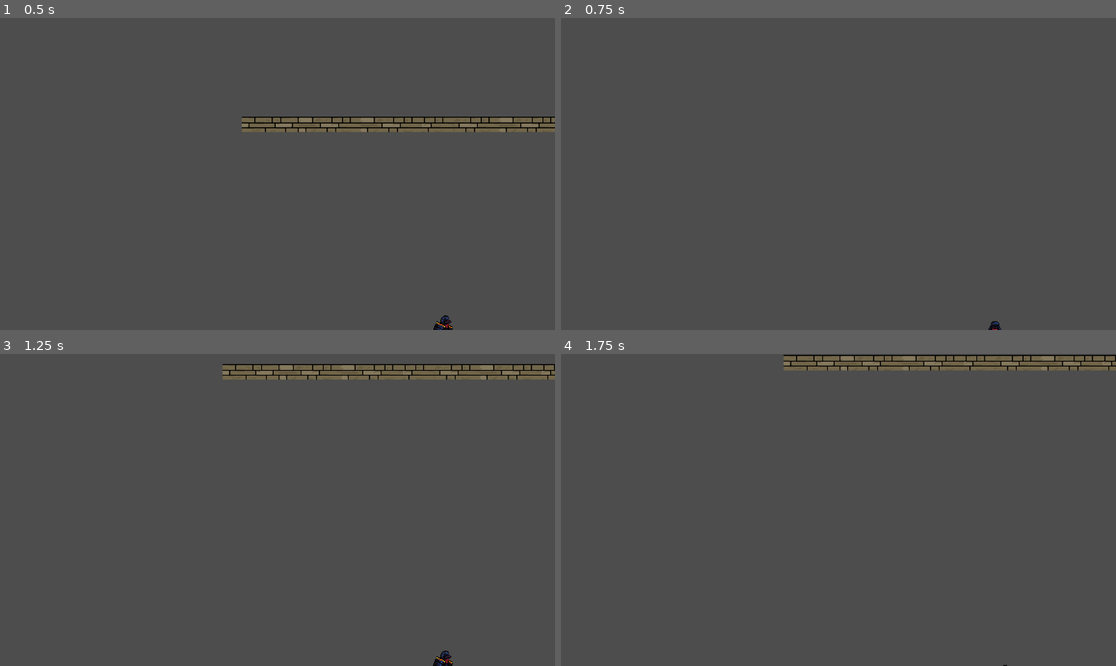
Above: before the commit, frames 1-4 (two rows, left to right).
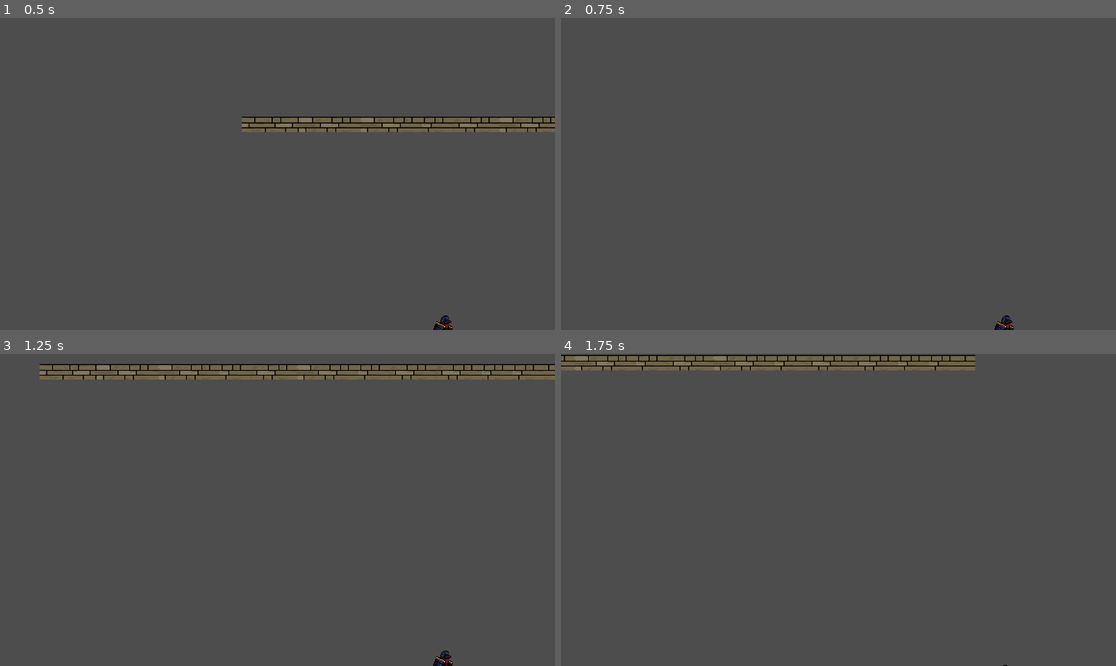
Above: after the commit, the same moments.

Repository: ronak4170/Dark-Knight
Game: Godot game, scene res://scenese/game.tscn
The game is run twice, just before and just after one commit, with the same random seed, the same clock (stepped at 60 frames per second) and the same inputs.
Inputs (mouse positions are in pixels of both pictures, inside the frame that each line leads up to):
- Up to frame 1 (0.5 s): no input
- Up to frame 2 (0.75 s): move the mouse to (960, 158) at 0.52 s; hold D (right) from 0.53 s (still down); hold Shift (defend) from 0.53 s (still down); click (960, 158) at 0.6 s
- Up to frame 3 (1.25 s): keep holding D (right); keep holding Shift (defend); tap Space (jump) at 0.77 s
- Up to frame 4 (1.75 s): keep holding D (right); move the mouse to (727, 525) at 1.27 s; release Shift (defend) at 1.28 s; tap Shift (defend) at 1.35 s; tap Space (jump) at 1.52 s; click (727, 525) at 1.55 s

Frame 1 is identical in both runs. In frame 2, 0.1% of the frame differs, in the area x 76-82%, y 95-100%; in frame 3, 1.9%; in frame 4, 3.0%, in the area x 0-100%, y 0-6%.

Commit message:
Debugged movement
Movement was restricted when attack was played in air. Debugged it by restricting combat to grounded states for clarity since this game is designed to be platformer-first, not combat-first.

Diff:
--- a/scenese/player.gd
+++ b/scenese/player.gd
@@ -9,27 +9,38 @@
 
 var animated_locked : bool = false
 var direction : Vector2 = Vector2.ZERO
-var was_in_air : bool = false
 var jumps_left : int
 var is_attacking : bool = false
 var combo_step : int = 0
 var queue_attacks : int = 0
 var was_on_floor : bool = false
 var is_defending : bool = false
-var is_dead : bool = false   # ✅ NEW
+var is_dead : bool = false
 
 func _ready() -> void:
 	was_on_floor = is_on_floor()
 	jumps_left = max_jumps
 
 func _physics_process(delta: float) -> void:
-	# ❌ Stop everything if dead
+
 	if is_dead:
 		return
 
+	var on_floor := is_on_floor()
+
 	# Apply gravity
-	if not is_on_floor():
+	if not on_floor:
 		velocity += get_gravity() * delta
+
+	if not on_floor and is_defending:
+		is_defending = false
+		animated_locked = false
+
+	if not on_floor and is_attacking:
+		is_attacking = false
+		queue_attacks = 0
+		combo_step = 0
+		animated_locked = false
 
 	# Jump
 	if not is_defending and Input.is_action_just_pressed("jump") and jumps_left > 0:
@@ -40,7 +51,7 @@
 		jumps_left -= 1
 
 	# Defend
-	if Input.is_action_pressed("defend") and is_on_floor():
+	if Input.is_action_pressed("defend") and on_floor:
 		is_defending = true
 		animated_locked = true
 		if animated_sprite.animation != "defend":
@@ -54,11 +65,11 @@
 		velocity.x = 0
 		move_and_slide()
 		update_facing_direction()
-		check_deadly_tile()   # ✅ STILL CHECK
+		check_deadly_tile()
 		return
 
-	# Attack input
-	if Input.is_action_just_pressed("attack"):
+	# Attack input (Ground only)
+	if Input.is_action_just_pressed("attack") and on_floor:
 		handle_attack_input()
 
 	if is_attacking:
@@ -73,7 +84,7 @@
 	var prev_on_floor := was_on_floor
 
 	move_and_slide()
-	check_deadly_tile()   # ✅ CORE ADDITION
+	check_deadly_tile()
 
 	var on_floor_now := is_on_floor()
 	was_on_floor = on_floor_now
@@ -82,11 +93,7 @@
 		jumps_left = max_jumps
 
 	if on_floor_now and not prev_on_floor:
-		if velocity.y > 100:
-			land()
-		else:
-			# If it was a tiny jitter, just reset the lock
-			animated_locked = false
+		land()
 
 	update_animation()
 	update_facing_direction()
@@ -115,7 +122,7 @@
 	animated_sprite.play("death")
 
 func update_animation():
-	if is_defending or is_dead:
+	if is_defending or is_dead or is_attacking:
 		return
 
 	if not animated_locked:
Not shown: 1 places in scenese/level_1.tscn that only renumber resources
